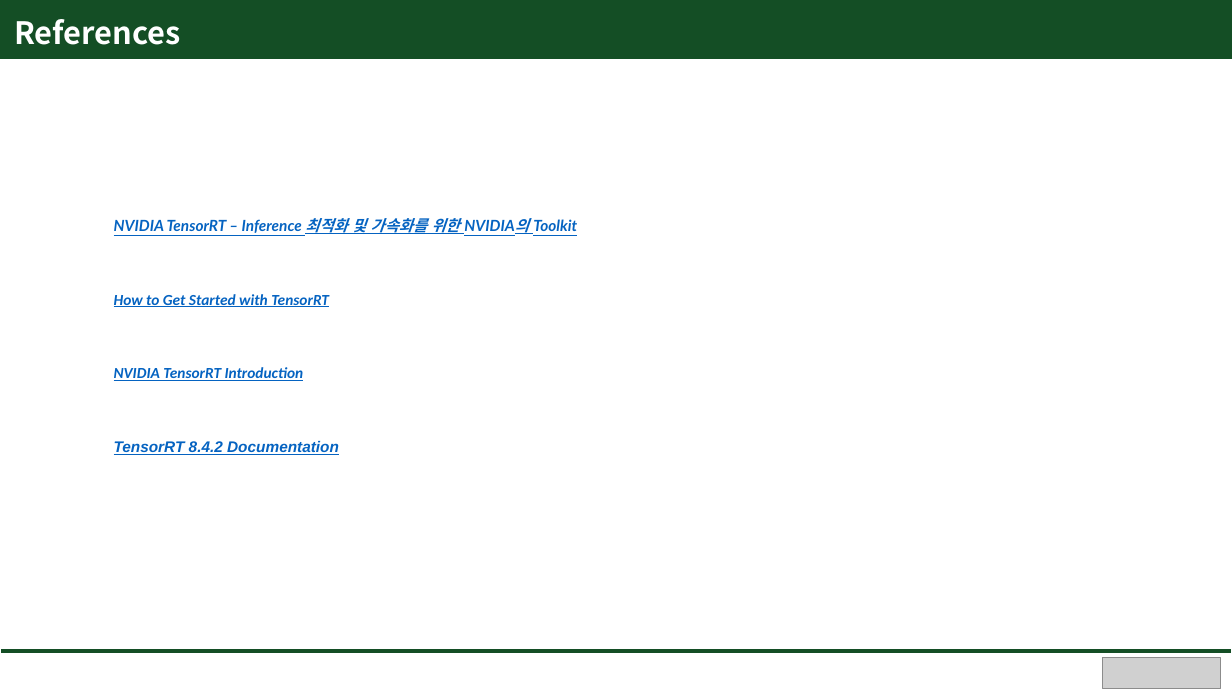
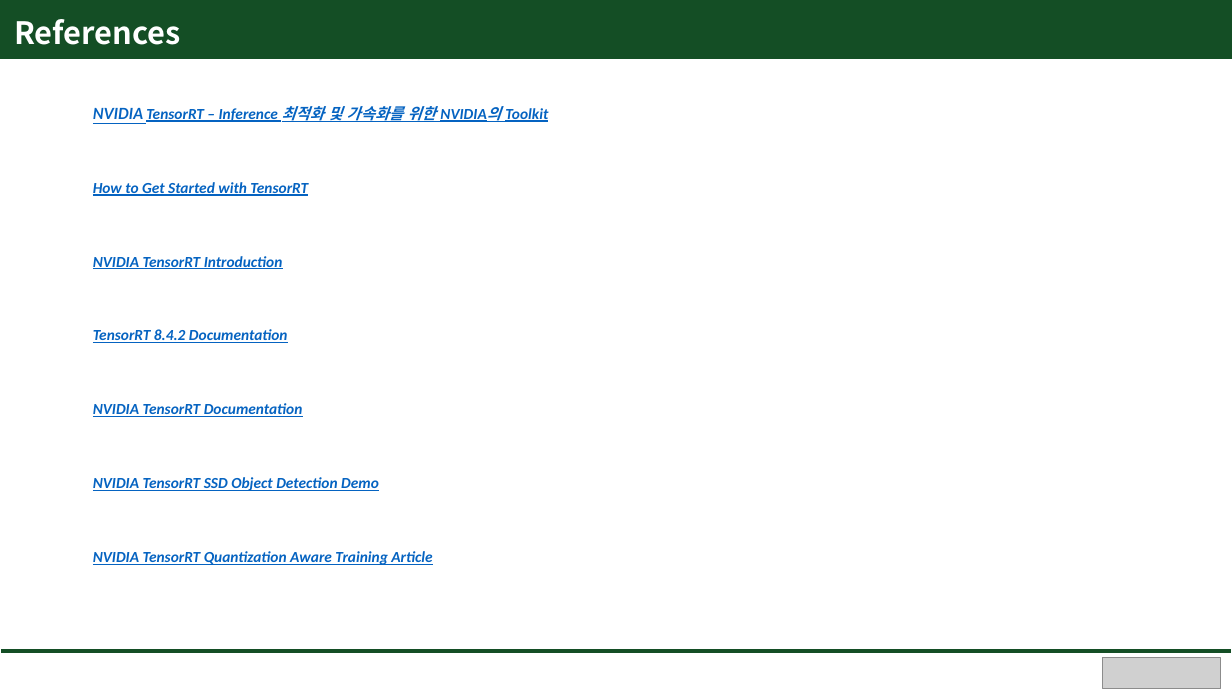
Before and after one commit to Hongsehyun/SV_Intern_Memo, a slide deck: slide 25 of 1. Study Summary/Paper Review/[3rd_Paper Review] NVIDIA TensorRT - Inference 최적화 및 가속화를 위한 NVIDIA의 Toolkit.pptx (slide 24 before the commit). Drawn at 1232x693 pixels with LibreOffice and Linux fonts; fonts in the diff are those of the drawing; grey boxes stand for pictures. Boxes give left, top, right and bottom in pixels: in the first picture for what was removed or moved away, otherwise in the second. Text is boxed around its words. In the diff, an @@ line names an element or a change of style, - is before the commit and + after.

```diff
--- a/1. Study Summary/Paper Review/[3rd_Paper Review] NVIDIA TensorRT - Inference 최적화 및 가속화를 위한 NVIDIA의 Toolkit.pptx
+++ b/1. Study Summary/Paper Review/[3rd_Paper Review] NVIDIA TensorRT - Inference 최적화 및 가속화를 위한 NVIDIA의 Toolkit.pptx
@@ text "NVIDIA TensorRT – Inference 최적화 ...": place and size @@
-text "NVIDIA TensorRT – Inference 최적화 ..." at [114,218,577,455]
+text "NVIDIA TensorRT – Inference 최적화 ..." at [93,106,548,565]
@@ text at [93,106,548,343]: font Lato to Calibri in "TensorRT – Inference 최적화 및 가속화를 위한 ..."; font Arial to Calibri in "TensorRT 8.4.2 Documentation" @@
@@ text at [93,403,432,565]: paragraphs added @@
+NVIDIA TensorRT Documentation
+NVIDIA TensorRT SSD Object Detection Demo
+NVIDIA TensorRT Quantization Aware Training Article
```
Also in this commit, not shown: 3 other slides changed, 1 slide added, 1 slide removed, 1 other file.
